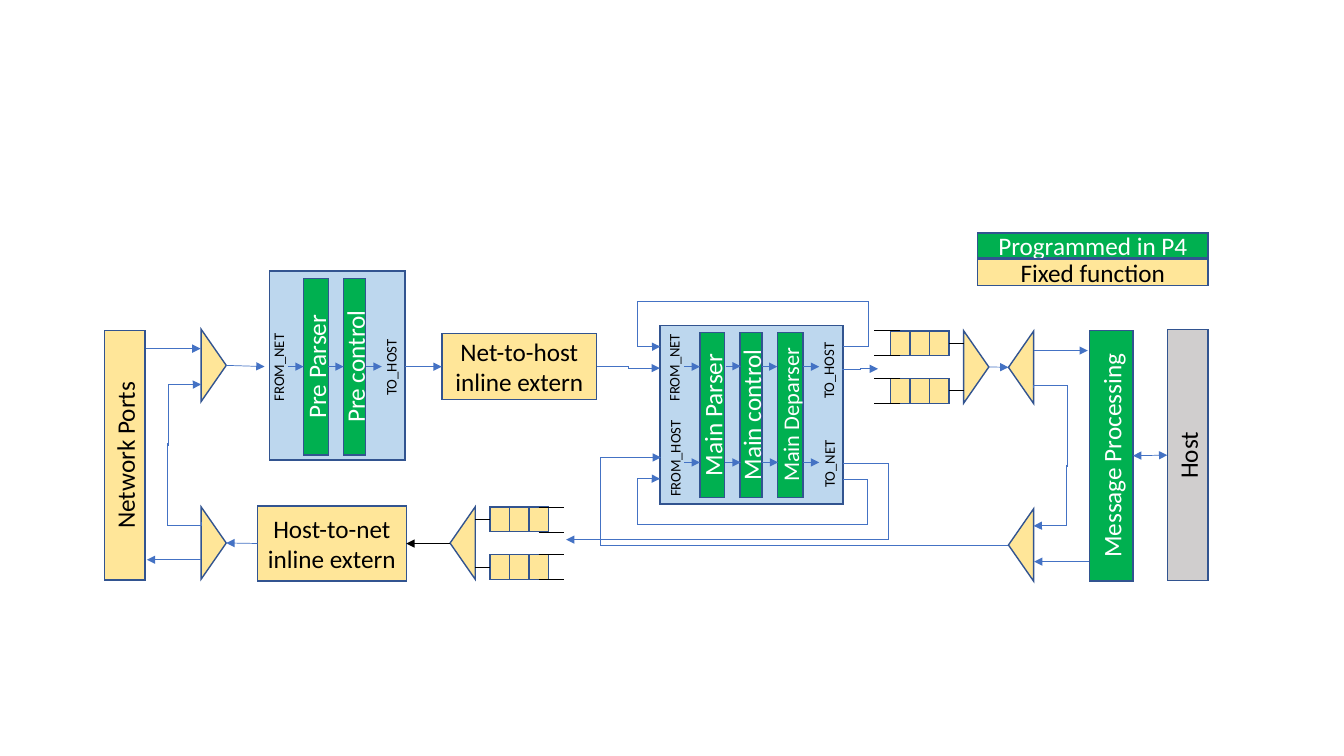
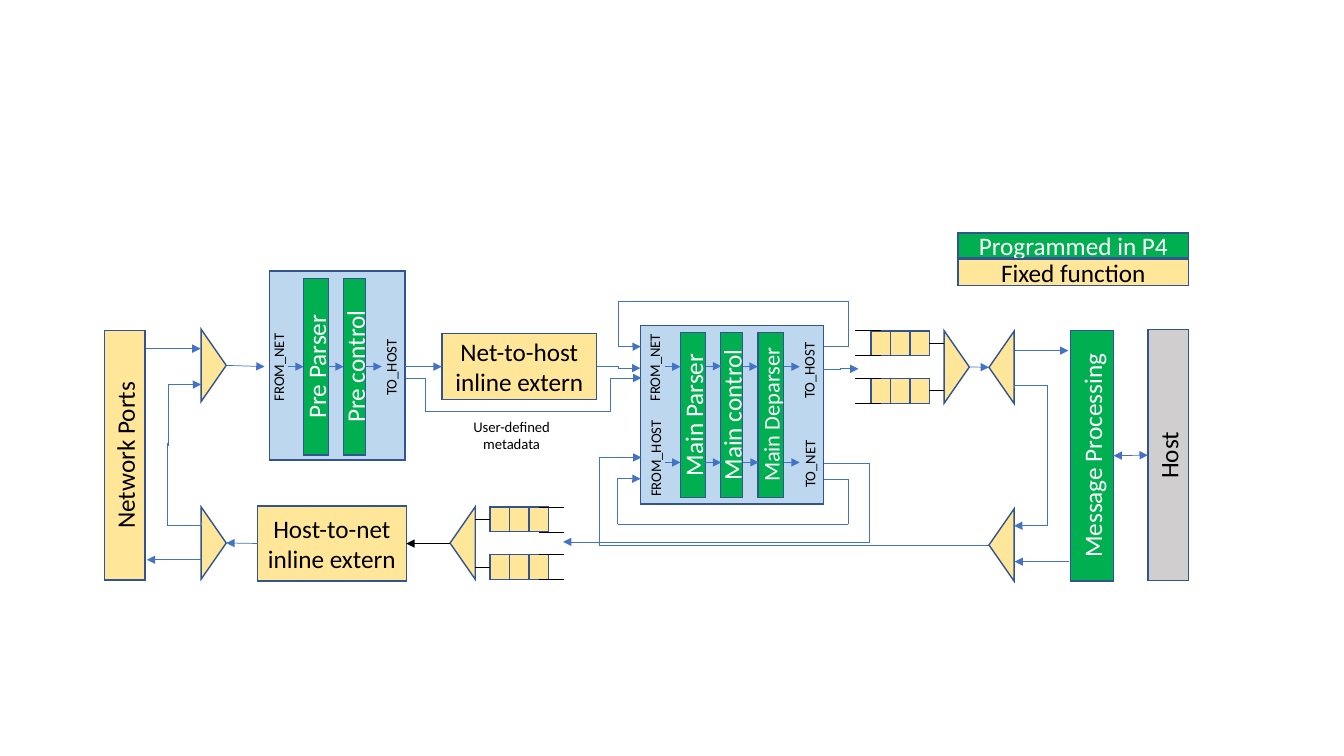
Before and after one commit to p4lang/pna, a slide deck: slide 1 of figs/pna-block-diagram.pptx. Drawn at 1344x756 pixels with LibreOffice and Linux fonts; fonts in the diff are those of the drawing. Boxes give left, top, right and bottom in pixels: in the first picture for what was removed or moved away, otherwise in the second. Text is boxed around its words. In the diff, an @@ line names an element or a change of style, - is before the commit and + after.

Commit message:
Add explicit line to PNA figure for user-defined metadata ... ... that goes around the inline extern in the net-to-host direction.

```diff
--- a/figs/pna-block-diagram.pptx
+++ b/figs/pna-block-diagram.pptx
@@ rectangle: place and size @@
-rectangle at bbox=[930, 331, 949, 356]
+rectangle at bbox=[871, 331, 890, 356]
@@ elbow line added from (406, 378) to (509, 411), #4472C4 0.5 pt @@
@@ elbow arrow added from (490, 411) to (641, 378), #4472C4 0.5 pt @@
@@ elbow arrow moved from (597, 367) - (660, 368) to (597, 367) - (640, 368) @@
@@ 11 arrows, 8 rectangles, 8 lines, 4 texts, 4 elbow arrows, 3 triangles, 3 elbow lines, 1 double arrow: place and size @@
-11 arrows, 8 rectangles, 8 lines, 4 texts, 4 elbow arrows, 3 triangles, 3 elbow lines, 1 double arrow at bbox=[637, 233, 1208, 582]
+11 arrows, 8 rectangles, 8 lines, 4 texts, 4 elbow arrows, 3 triangles, 3 elbow lines, 1 double arrow at bbox=[618, 233, 1189, 582]
@@ rectangle: place and size @@
-rectangle at bbox=[930, 378, 949, 403]
+rectangle at bbox=[871, 378, 890, 403]
@@ text added at bbox=[473, 421, 550, 449], 10.5 pt, text #000000 @@
+User-defined
+metadata
@@ elbow arrow moved from (843, 464) - (567, 539) to (824, 464) - (564, 542) @@
@@ elbow arrow moved from (1009, 545) - (661, 458) to (989, 545) - (641, 458) @@
```
Also in this commit, not shown: 2 other files.
